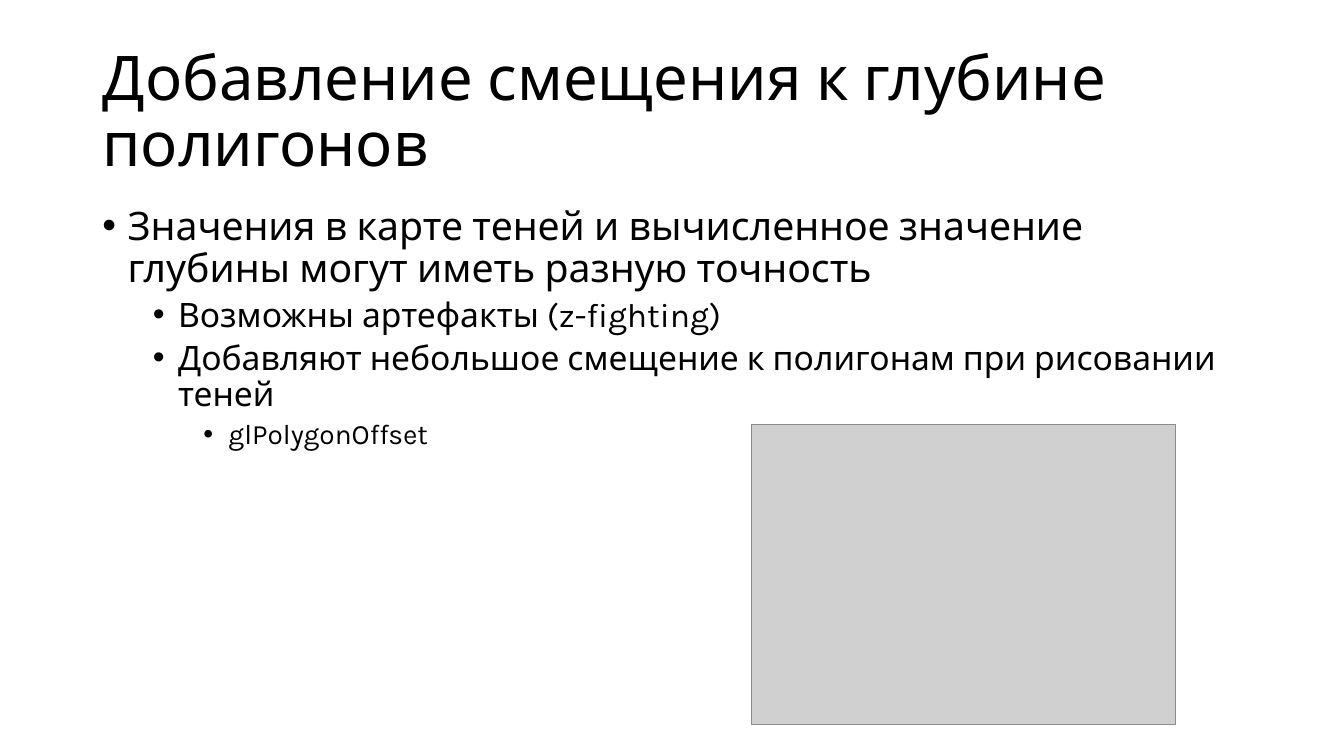
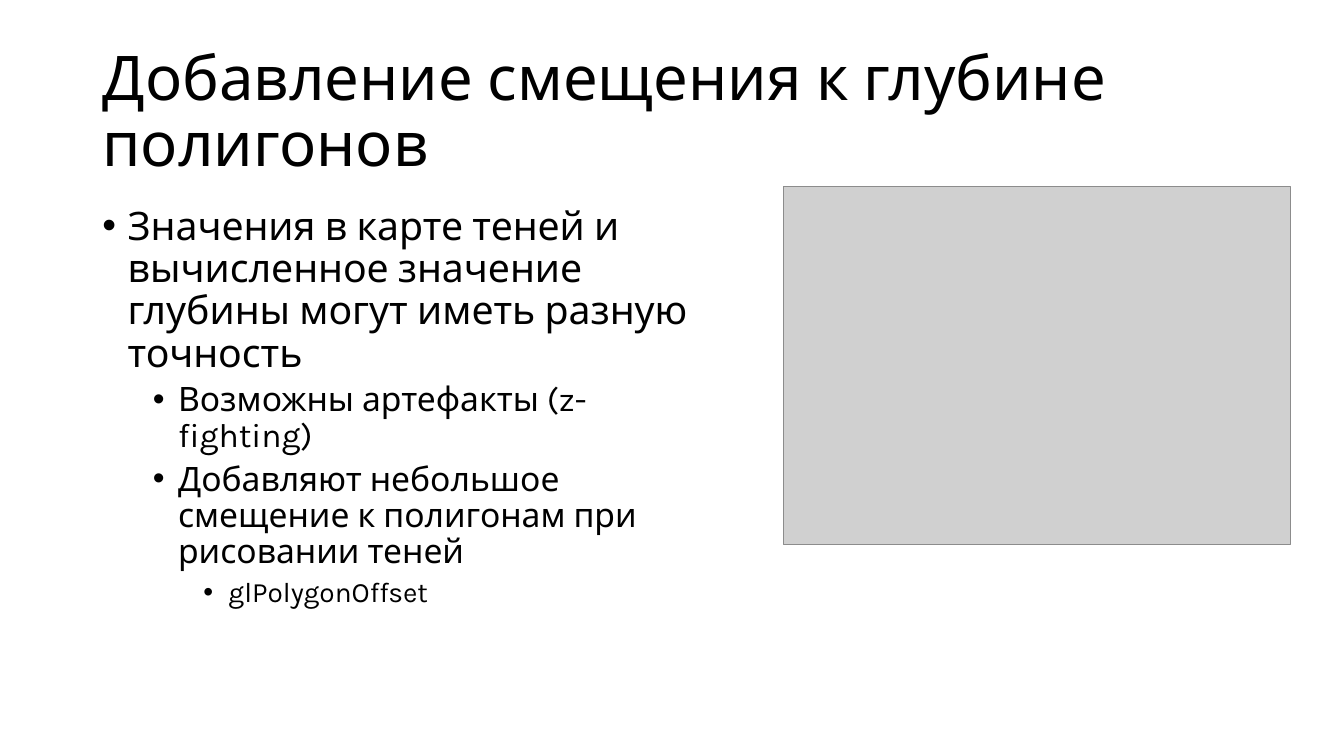
Before and after one commit to alexey-malov/cg-course, a slide deck: slide 41 of lectures/11/11 - Визуализация теней.pptx (slide 43 before the commit). Drawn at 1344x756 pixels with LibreOffice and Linux fonts; fonts in the diff are those of the drawing; grey boxes stand for pictures. Boxes give left, top, right and bottom in pixels: in the first picture for what was removed or moved away, otherwise in the second. Text is boxed around its words. In the diff, an @@ line names an element or a change of style, - is before the commit and + after.

```diff
--- a/lectures/11/11 - Визуализация теней.pptx
+++ b/lectures/11/11 - Визуализация теней.pptx
@@ text "Значения в карте теней и ..." rewrapped from [128, 210, 1216, 451] to [128, 210, 688, 609] @@
@@ picture: place and size @@
-picture at [751, 424, 1176, 725]
+picture at [783, 187, 1291, 544]
```
Also in this commit, not shown: 12 other slides changed, 6 slides added, 8 slides removed, 1 other file.
